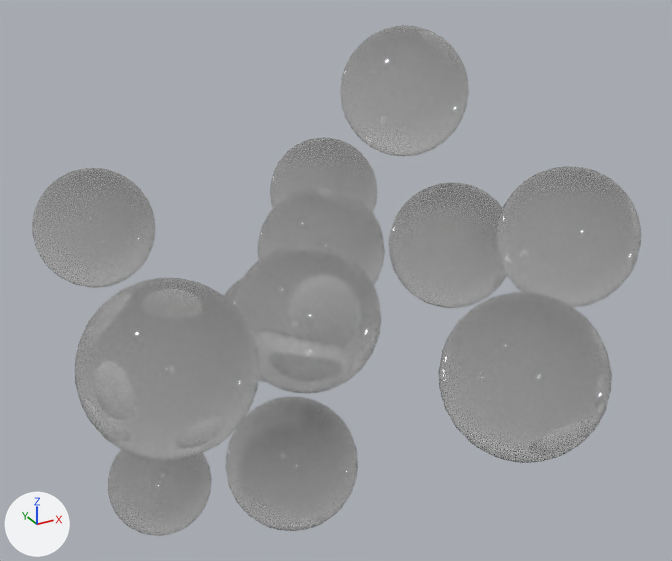
One commit to the glTF model public/glb/bulb.glb: the scene before it, then after it.
One viewpoint serves both versions: a camera (50 mm lens) standing at (-1.62, -2.75, 1.39) and looking at (-0.07, 0.08, -0.03). Every picture has the same lights, and +X, +Y and +Z are marked at lower left. Where no turn or scale is listed for an object, it has been applied to the vertices.
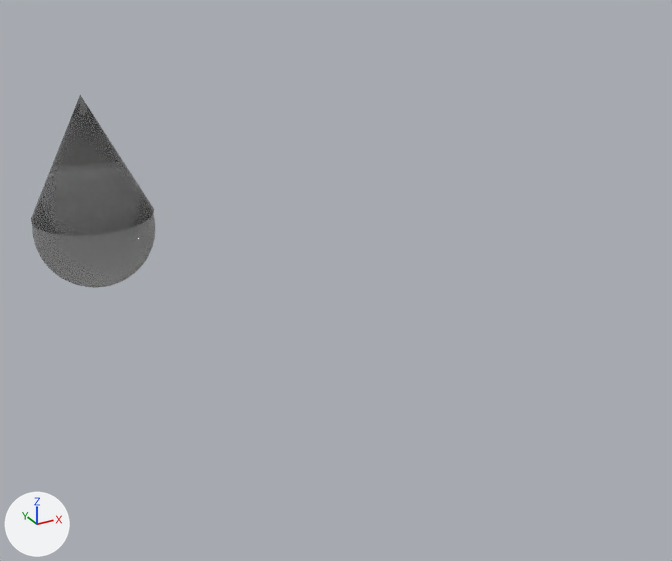
The newer file is also rescaled (x0.5), turned or shifted as a whole; pictures and numbers use the older file's frame.

Diff of the bpy script that builds the scene:
```diff
--- a/public/glb/bulb.glb.py
+++ b/public/glb/bulb.glb.py
@@ mat_m_01___default @@
 mat_m_01___default = principled_material('M_01___Default')
-mat_m_01___default.base_color = (1.0, 1.0, 1.0)  # white #ffffff
+mat_m_01___default.base_color = (0.5, 0.5, 0.5)  # grey #bcbcbc
 mat_m_01___default.roughness = 0.0
@@ me_cone001 @@
+me_cone001.from_pydata(...)  # 122 vertices, 240 faces; spans x -0.254..0.254, y -0.254..0.254, z 0.0..0.508
+me_cone001.materials.append(mat_m_01___default)  # grey #bcbcbc
@@ ob_sphere002 @@
-ob_sphere002 = bpy.data.objects.new('Sphere002', me_sphere002)
-ob_sphere002.location = (0.391, 0.355, 0.587)
@@ ob_sphere003 @@
-ob_sphere003 = bpy.data.objects.new('Sphere003', me_sphere003)
-ob_sphere003.location = (0.355, 0.971, 0.0)
@@ ob_sphere004 @@
-ob_sphere004 = bpy.data.objects.new('Sphere004', me_sphere004)
-ob_sphere004.location = (-0.004, 0.321, 0.0)
@@ ob_sphere005 @@
-ob_sphere005 = bpy.data.objects.new('Sphere005', me_sphere005)
-ob_sphere005.location = (0.482, 0.111, 0.0)
@@ ob_sphere006 @@
-ob_sphere006 = bpy.data.objects.new('Sphere006', me_sphere006)
-ob_sphere006.location = (0.048, -0.874, 0.0)
@@ ob_sphere007 @@
-ob_sphere007 = bpy.data.objects.new('Sphere007', me_sphere007)
-ob_sphere007.location = (-0.34, -0.204, 0.0)
@@ ob_sphere008 @@
-ob_sphere008 = bpy.data.objects.new('Sphere008', me_sphere008)
-ob_sphere008.location = (-0.324, -0.033, -0.696)
@@ ob_sphere009 @@
-ob_sphere009 = bpy.data.objects.new('Sphere009', me_sphere009)
-ob_sphere009.location = (-0.056, 0.71, -0.495)
@@ ob_sphere010 @@
-ob_sphere010 = bpy.data.objects.new('Sphere010', me_sphere010)
-ob_sphere010.location = (-0.867, -0.314, 0.0)
@@ ob_sphere011 @@
-ob_sphere011 = bpy.data.objects.new('Sphere011', me_sphere011)
-ob_sphere011.location = (-0.725, 0.388, -0.915)
@@ ob_sphere012 @@
-ob_sphere012 = bpy.data.objects.new('Sphere012', me_sphere012)
-ob_sphere012.location = (0.616, -0.401, 0.183)
@@ ob_cone001 @@
+ob_cone001 = bpy.data.objects.new('Cone001', me_cone001)
+ob_cone001.location = (-0.728, 1.008, 0.061)
```

Location of each change, (x1, y1, x2, y2) in pixels of the pictures (672 x 561 px):
'Sphere010', deleted: before (75, 278, 260, 461)
'Sphere006', deleted: before (439, 292, 612, 463)
'Sphere007', deleted: before (233, 243, 381, 393)
'Sphere012', deleted: before (496, 166, 641, 307)
'Sphere008', deleted: before (226, 397, 358, 531)
'Sphere002', deleted: before (340, 25, 469, 156)
'Sphere001', recoloured: (32, 168, 155, 288) in both
'Sphere005', deleted: before (389, 183, 507, 308)
'Cone001', added: after (31, 95, 154, 236)
'Sphere004', deleted: before (258, 186, 385, 286)
'Sphere011', deleted: before (108, 450, 212, 536)
'Sphere003', deleted: before (270, 137, 377, 213)
'Sphere009', deleted: before (224, 278, 265, 382)
